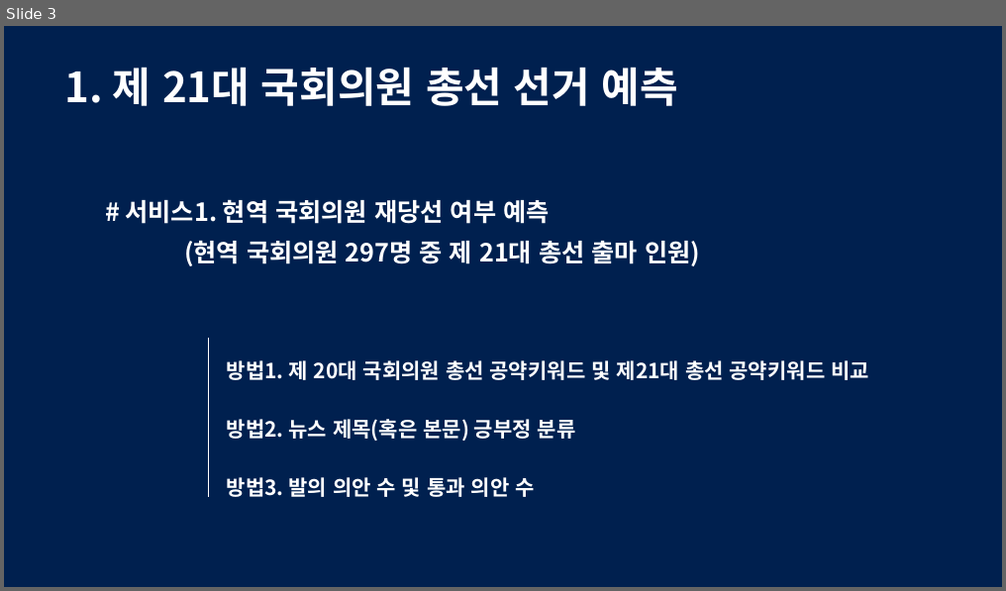
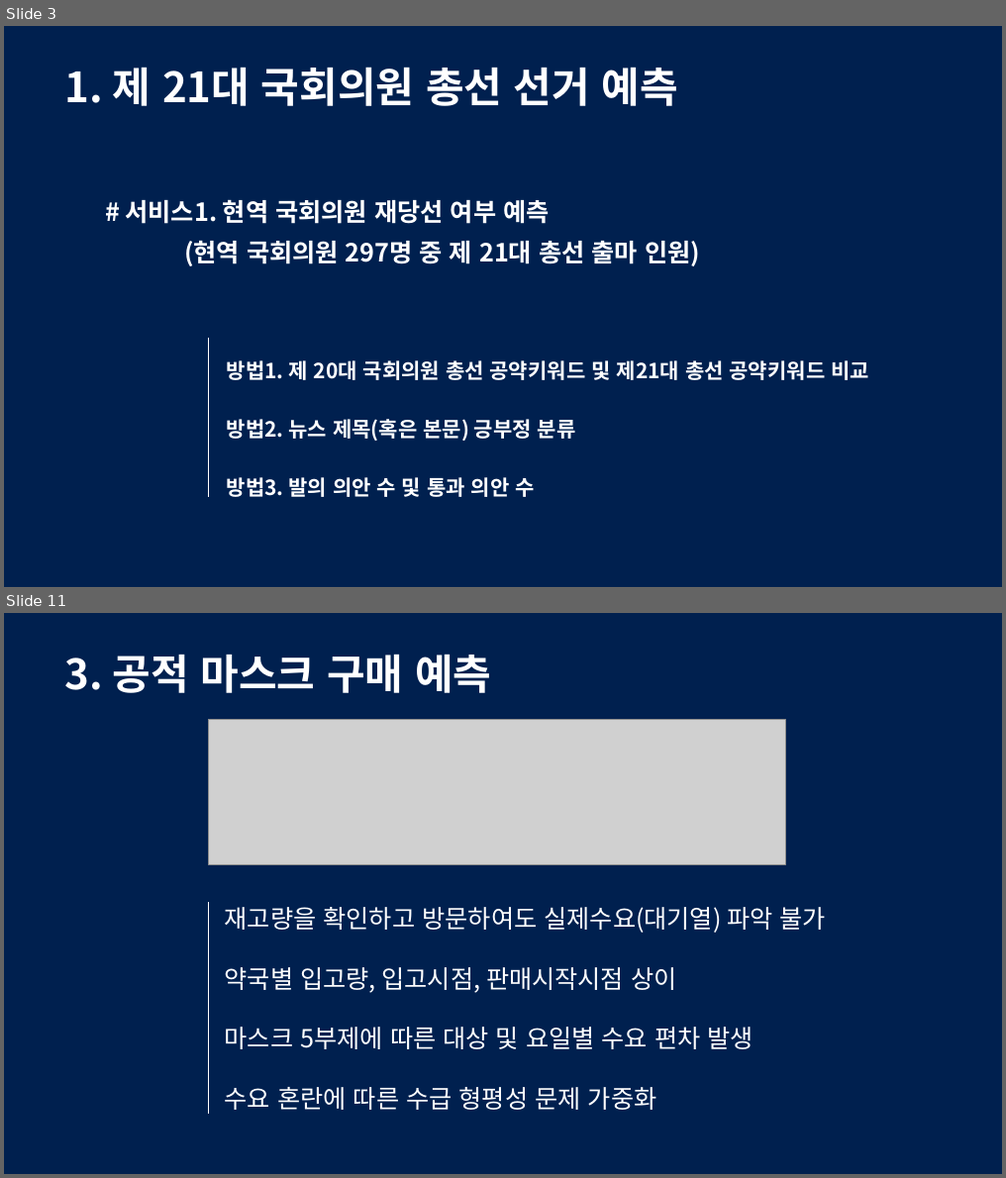
Before and after one commit to drhee0919/Rhee, a slide deck: 주제 발표.pptx. Shown one above the other, each under a label of ours: slide 3 before the commit, slides 3 and 11 after it; the slides between them are not shown. The pictures are 1006x591 and 1006x1178 pixels, drawn with LibreOffice and Linux fonts; fonts in the diff are those of the drawing; grey boxes stand for pictures. Boxes give left, top, right and bottom in pixels: in the first picture for what was removed or moved away, otherwise in the second. Text is boxed around its words. In the diff, an @@ line names an element or a change of style, - is before the commit and + after.

```diff
--- a/주제 발표.pptx
+++ b/주제 발표.pptx
@@ slide 11 added at <box>4,613,1002,1174</box>, background #FFFFFF @@
@@ rectangle added at <box>4,613,1002,1174</box>, fill #00204F @@
@@ text added at <box>65,654,491,693</box>, 40 pt, text #FFFFFF, bold @@
+3. 공적 마스크 구매 예측
@@ picture added at <box>208,719,785,864</box> @@
@@ line added from (208, 902) to (208, 1115), #FFFFFF 0.5 pt @@
@@ text added at <box>225,907,826,1110</box>, 24 pt, text #FFFFFF @@
+재고량을 확인하고 방문하여도 실제수요(대기열) 파악 불가
+약국별 입고량, 입고시점, 판매시작시점 상이
+마스크 5부제에 따른 대상 및 요일별 수요 편차 발생
+수요 혼란에 따른 수급 형평성 문제 가중화
```
Also in this commit, not shown: 3 slides changed, 6 other slides added, 1 slide removed.
